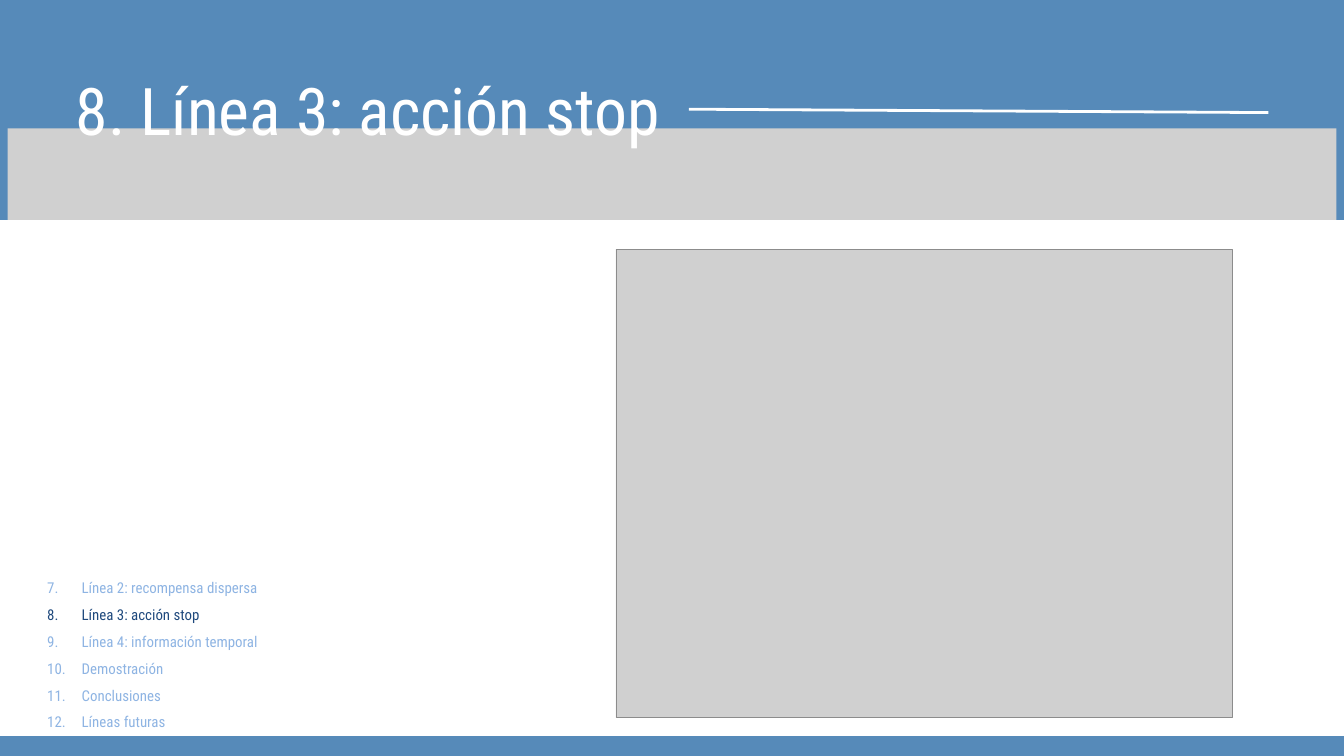
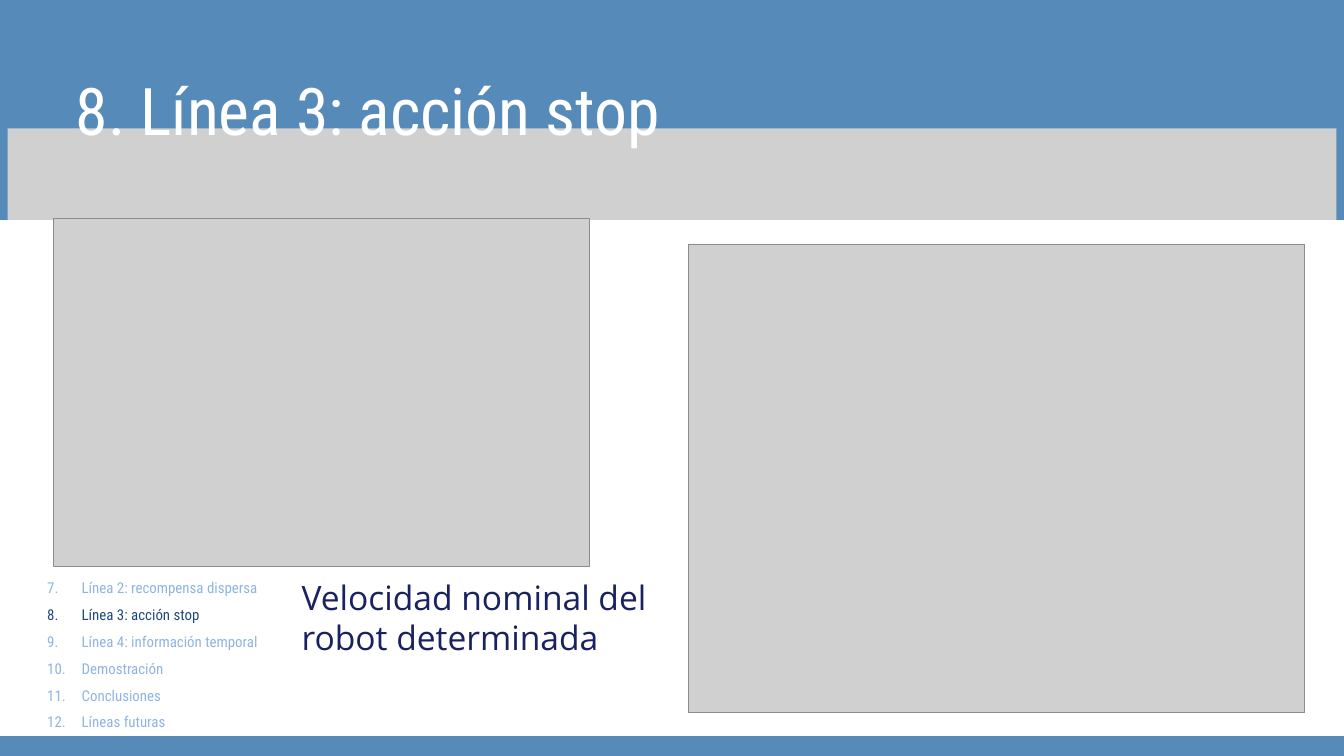
Before and after one commit to davidsolero/TFG-Coppelia-Reinforcement-Learning, a slide deck: slide 13 of redaccion/defensa/Presentación Trabajo Final Tesis Profesional Moderna Sencilla Azul .pptx. Drawn at 1344x756 pixels with LibreOffice and Linux fonts; fonts in the diff are those of the drawing; grey boxes stand for pictures. Boxes give left, top, right and bottom in pixels: in the first picture for what was removed or moved away, otherwise in the second. Text is boxed around its words. In the diff, an @@ line names an element or a change of style, - is before the commit and + after.

```diff
--- a/redaccion/defensa/Presentación Trabajo Final Tesis Profesional Moderna Sencilla Azul .pptx
+++ b/redaccion/defensa/Presentación Trabajo Final Tesis Profesional Moderna Sencilla Azul .pptx
@@ line removed from (689, 109) to (1269, 113) @@
@@ picture added at bbox=[54, 218, 590, 566] @@
@@ picture: place and size @@
-picture at bbox=[616, 249, 1232, 718]
+picture at bbox=[689, 244, 1305, 712]
@@ text added at bbox=[302, 584, 646, 651], 36 pt, text #1A2161 @@
+Velocidad nominal del robot determinada
```
Also in this commit, not shown: 7 other slides changed.
